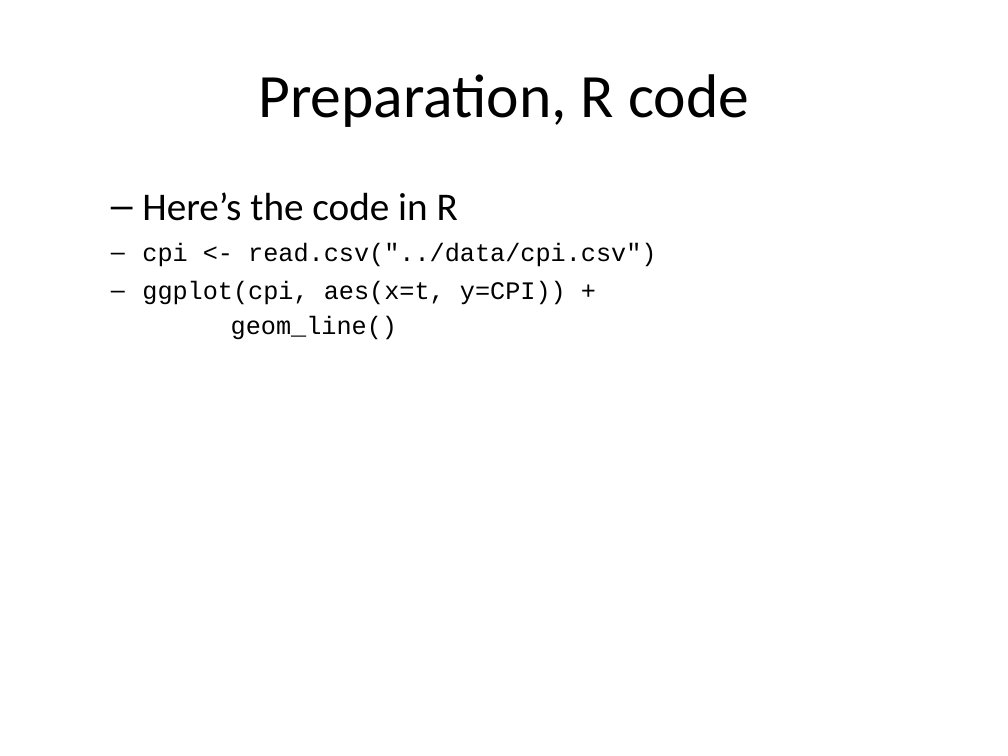
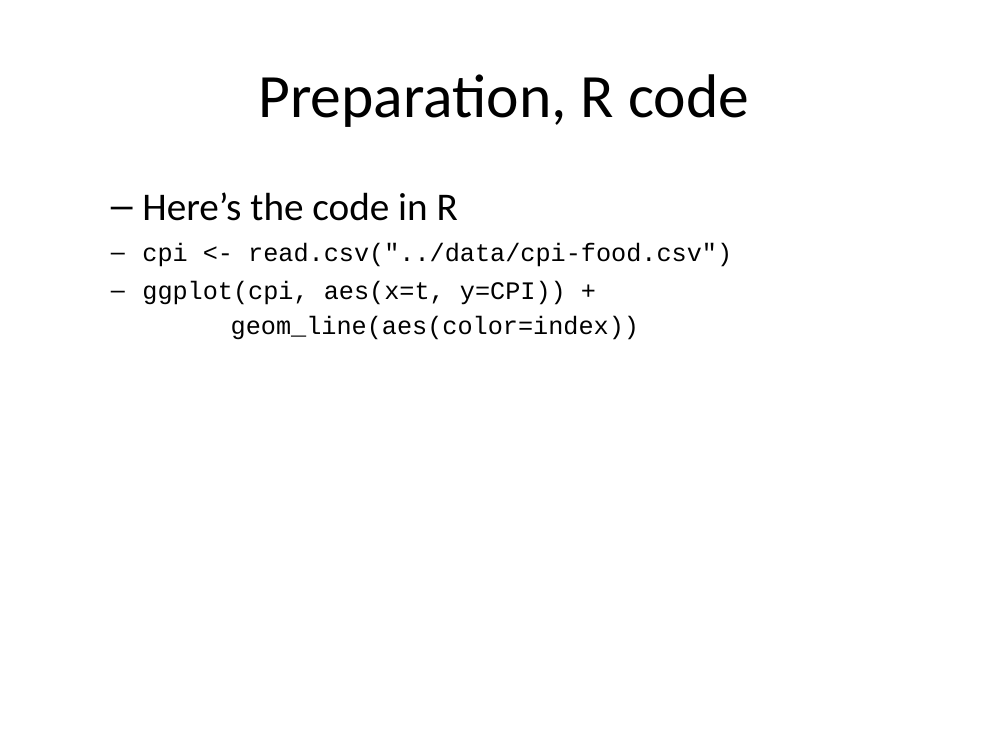
Before and after one commit to pmean/data-visualization, a slide deck: slide 5 of data-viz-03/src/complete-lecture-linegraphs.pptx. Drawn at 1008x756 pixels with LibreOffice and Linux fonts; fonts in the diff are those of the drawing. Boxes give left, top, right and bottom in pixels: in the first picture for what was removed or moved away, otherwise in the second. Text is boxed around its words. In the diff, an @@ line names an element or a change of style, - is before the commit and + after.

Commit message:
First draft of data-viz-03

```diff
--- a/data-viz-03/src/complete-lecture-linegraphs.pptx
+++ b/data-viz-03/src/complete-lecture-linegraphs.pptx
@@ text at (x1=142, y1=243, x2=732, y2=340): text changed @@
-cpi <- read.csv("../data/cpi.csv")
-ggplot(cpi, aes(x=t, y=CPI)) +
-geom_line()
+cpi <- read.csv("../data/cpi-food.csv")
+ggplot(cpi, aes(x=t, y=CPI)) +
+geom_line(aes(color=index))
```
Also in this commit, not shown: 19 other slides changed, 34 slides added, 9 slides removed, 5 other files.
